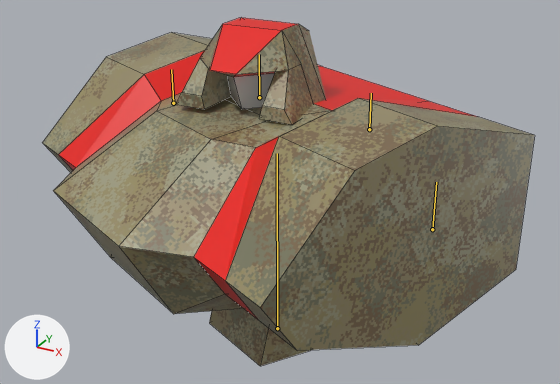
The Blender file resources/mechparts/body/mech_body04.blend, before and after one commit.
Camera for both pictures: a 50 mm lens placed at (0.854, -1.539, 1.171), pointed at (0.025, -0.031, 0.417). Lighting does not change. The marker at lower left points along +X, +Y and +Z. Both versions are drawn at frame 15 of the action 'melee_right'; the numbers are the values there. The bones that bend it are drawn over the model as lines. Mesh edges are drawn as thin lines.

Names of what the first picture shows: 'body'.
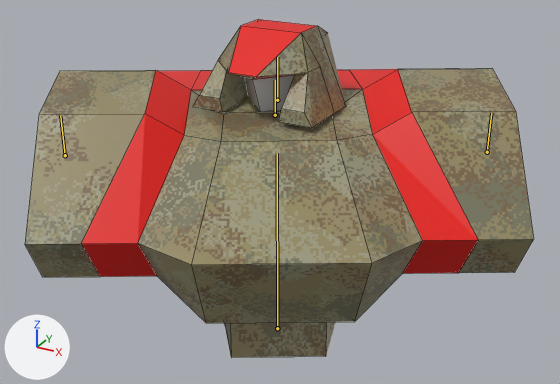
Boxes (x1, y1, x2, y2) around the edits, measured in the pictures (560 x 384 px):
'body', posed
    before: (43, 18, 534, 366)
    after: (25, 19, 534, 357)
bone 'head', root to tip
    before: (259, 97) to (259, 54)
    after: (277, 100) to (277, 57)

The change in detail:
Bone 'body' (bone_body) turns from (0, -25, 0) to (0, 30, 0) degrees about its own x, y and z.
Bone 'head' (bone_head) turns from (0, 25, 0) to (0, -30, 0) degrees about its own x, y and z.
